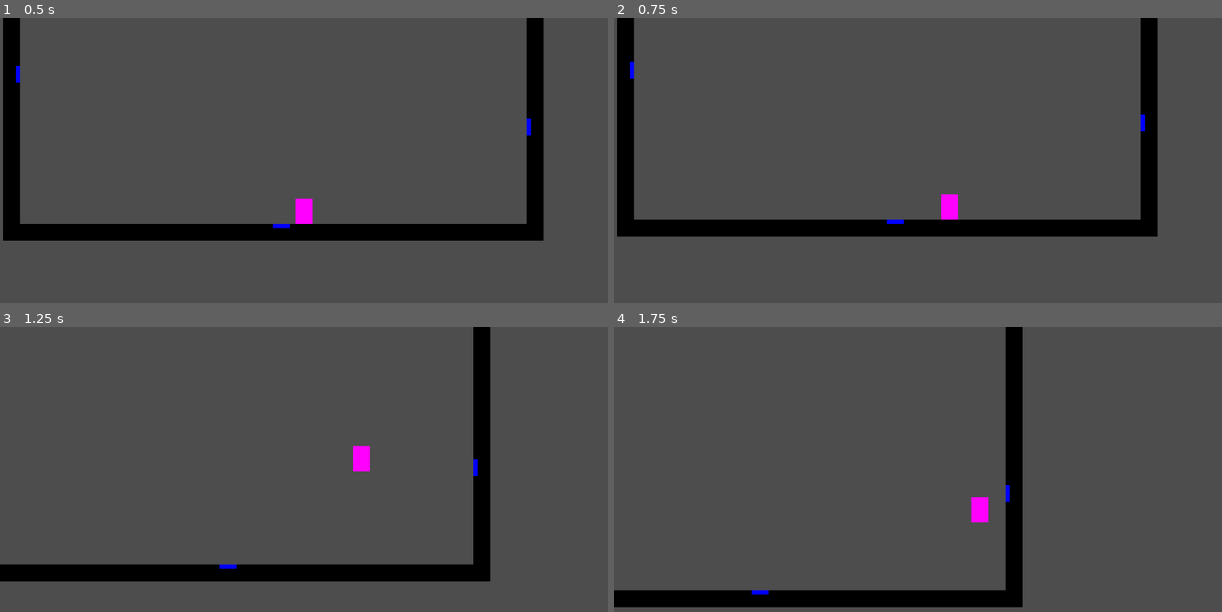
Above: before the commit, frames 1-4 (two rows, left to right).
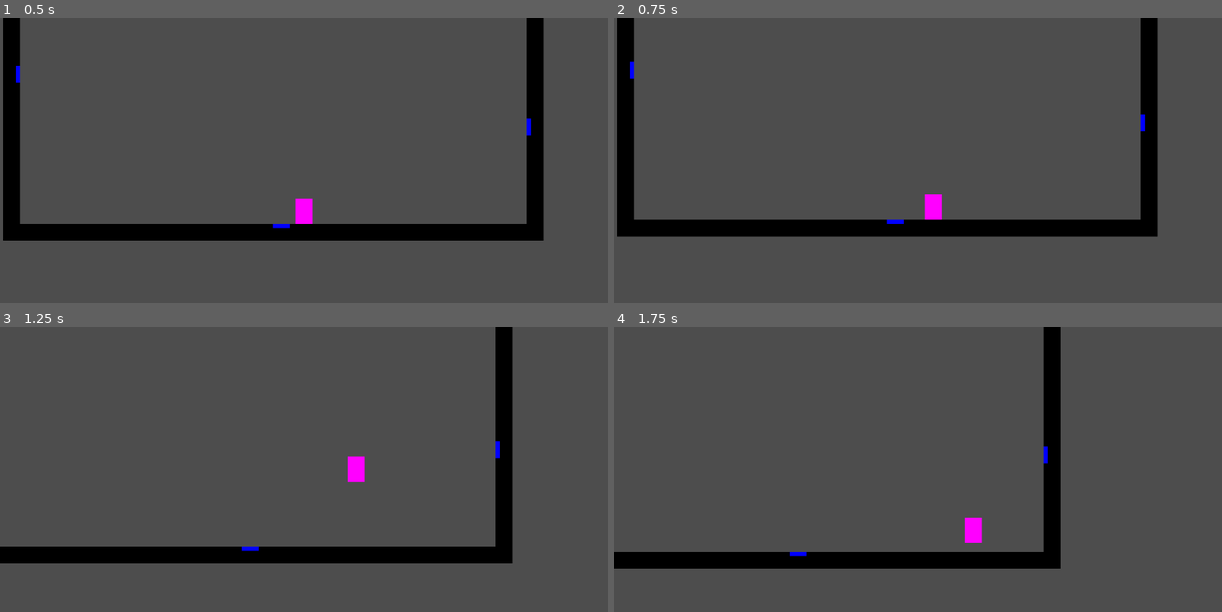
Above: after the commit, the same moments.

Repository: EdwardStanford7/MistbornGame
Game: Godot game, scene res://Levels/test_level.tscn
Same seed, same stepped clock (60 frames per second), same inputs: the game is played once before the commit and once after it.
Inputs (mouse positions are in pixels of both pictures, inside the frame that each line leads up to):
- Up to frame 1 (0.5 s): no input
- Up to frame 2 (0.75 s): move the mouse to (1051, 171) at 0.52 s; hold D (right) from 0.53 s (still down); hold Shift (pull) from 0.53 s (still down)
- Up to frame 3 (1.25 s): keep holding D (right); keep holding Shift (pull); tap Space (jump) at 0.77, 1.07 s; tap Ctrl (push) at 0.8 s
- Up to frame 4 (1.75 s): keep holding D (right); move the mouse to (796, 515) at 1.27 s; release Shift (pull) at 1.28 s; tap Ctrl (push) at 1.35 s; tap Space (jump) at 1.52, 1.55 s

Frame 1 is identical in both runs. In frame 2, 0.5% of the frame differs, in the area x 51-57%, y 61-71%; in frame 3, 14%, in the area x 0-85%, y 0-90%; in frame 4, 13%.

Commit message:
friction seems to work finally

Diff:
--- a/Characters/player.tscn
+++ b/Characters/player.tscn
@@ -1,4 +1,6 @@
-[gd_scene load_steps=3 format=3 uid="uid://bhj6vcmatg6vi"]
+[gd_scene load_steps=4 format=3 uid="uid://bhj6vcmatg6vi"]
+
+[ext_resource type="Script" path="res://Scripts/player.gd" id="1_7nm3l"]
 
 [sub_resource type="RectangleShape2D" id="RectangleShape2D_n1wcw"]
 size = Vector2(32, 48)
@@ -6,8 +8,10 @@
 [sub_resource type="PlaceholderTexture2D" id="PlaceholderTexture2D_6wrau"]
 size = Vector2(32, 48)
 
-[node name="Player" type="CharacterBody2D"]
+[node name="Player" type="CharacterBody2D" node_paths=PackedStringArray("collision")]
 slide_on_ceiling = false
+script = ExtResource("1_7nm3l")
+collision = NodePath("CollisionShape2D")
 
 [node name="Camera2D" type="Camera2D" parent="."]
 process_callback = 0
--- a/Levels/test_level.tscn
+++ b/Levels/test_level.tscn
@@ -1,8 +1,7 @@
-[gd_scene load_steps=6 format=3 uid="uid://3eeygptmkewu"]
+[gd_scene load_steps=5 format=3 uid="uid://3eeygptmkewu"]
 
 [ext_resource type="PackedScene" uid="uid://bhj6vcmatg6vi" path="res://Characters/player.tscn" id="2_gekf6"]
 [ext_resource type="PackedScene" uid="uid://4ky7npwoorln" path="res://Prefabs/floor.tscn" id="3_0ebi8"]
-[ext_resource type="Script" path="res://Scripts/player.gd" id="3_7ucob"]
 [ext_resource type="PackedScene" uid="uid://jd44661cckq2" path="res://Prefabs/wall.tscn" id="4_dx8b0"]
 [ext_resource type="PackedScene" uid="uid://soiho4lbqcva" path="res://Prefabs/metal_plate.tscn" id="5_hik5q"]
 
@@ -10,9 +9,6 @@
 
 [node name="Player" parent="." instance=ExtResource("2_gekf6")]
 position = Vector2(58, -103)
-script = ExtResource("3_7ucob")
-speed = 300.0
-jump_velocity = -600.0
 
 [node name="Floor" parent="." instance=ExtResource("3_0ebi8")]
 position = Vector2(-256, 0)
--- a/Scripts/player.gd
+++ b/Scripts/player.gd
@@ -1,41 +1,67 @@
 extends CharacterBody2D
 
-@export var speed: float = 200.0
-@export var jump_velocity: float = -400.0
-@export var air_momentum: float = 60
+@export var collision: CollisionShape2D
+
+@export var friction: float = 0.075
+@export var speed_force: float = 2000 # ikik DC can suck a fat one
+@export var jump_force: float = -30000
+@export var pull_push_force: float = 150000
 @export var mass: float = 65
-@export var pull_push_strength: float = 3000
 
 # Get the gravity from the project settings to be synced with RigidBody nodes.
 var gravity = ProjectSettings.get_setting("physics/2d/default_gravity")
 var selected_metal
+var force_per_frame: Vector2
+var moving_left = false
 
 func _physics_process(delta):
-	handle_gravity(delta)
+	force_per_frame = Vector2(0, 0)
+
+	if velocity.x < 0:
+		moving_left = true
+	else:
+		moving_left = false
+
+	handle_gravity()
 	handle_jump_input()
-	handle_move_input(delta)
+	handle_move_input()
 	handle_iron_steel_input()
+	handle_friction()
+
+	velocity += force_per_frame * delta
 
 	move_and_slide()
 
-func handle_gravity(delta):
-	if not is_on_floor():
-		velocity.y += gravity * delta
+func handle_friction():
+	if is_on_floor() && force_per_frame.y > 0:
+		force_per_frame.x -= friction * force_per_frame.y * velocity.x / 10
+		return
+	if is_on_ceiling() && force_per_frame.y < 0:
+		force_per_frame.x -= friction * abs(force_per_frame.y) * velocity.x / 10
+		return
+
+	if is_on_wall():
+		var collision = get_slide_collision(0)
+		if moving_left && force_per_frame.x < 0:
+			force_per_frame.y -= friction * abs(force_per_frame.x) * velocity.y / 10
+			return
+		if !moving_left && force_per_frame.x > 0:
+			force_per_frame.y -= friction * force_per_frame.x * velocity.y / 10
+			return
+
+func handle_gravity():
+	force_per_frame.y += gravity
 
 func handle_jump_input():
 	if Input.is_action_just_pressed("jump"):
 		if is_on_floor():
-			velocity.y = jump_velocity
+			force_per_frame.y += jump_force
 
-func handle_move_input(delta):
+func handle_move_input():
 	var direction = Input.get_axis("left", "right")
-	if is_on_floor():
+	if is_on_floor() || is_on_wall() || is_on_ceiling():
 		if direction:
-			velocity.x = direction * speed
-		else:
-			velocity.x = move_toward(velocity.x, 0, speed)
-	else:
-		velocity.x *= air_momentum * delta
+			force_per_frame.x = direction * speed_force
 
 func handle_iron_steel_input():
 	var pulling = Input.is_action_pressed("pull")
@@ -52,11 +78,11 @@
 		return
 
 	if pulling:
-		velocity += selected_metal.pull(position, mass, pull_push_strength)
+		force_per_frame += selected_metal.pull(position, mass, pull_push_force)
 		return
 
 	if pushing:
-		velocity += selected_metal.push(position, mass, pull_push_strength)
+		force_per_frame += selected_metal.push(position, mass, pull_push_force)
 		return
 
 	selected_metal = null
